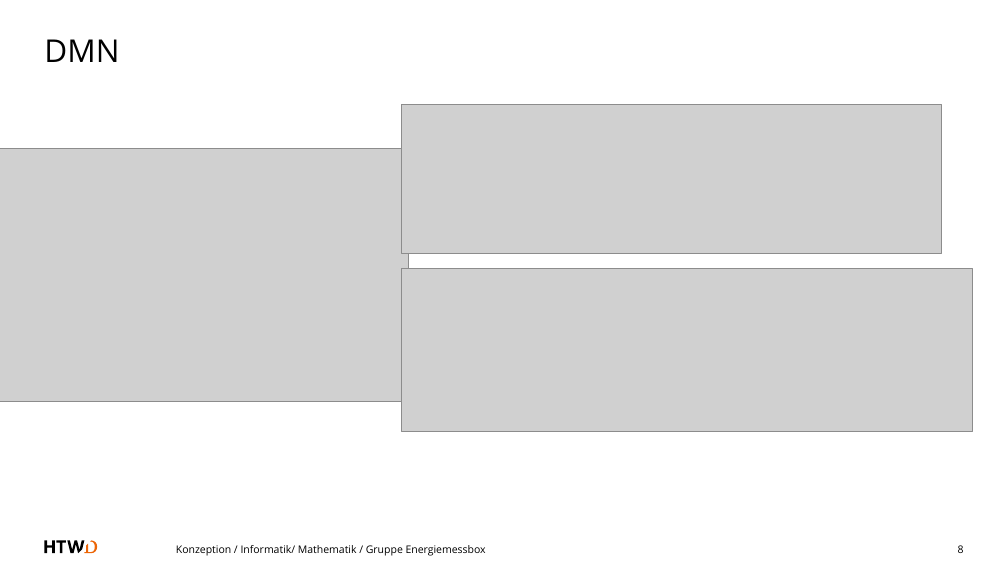
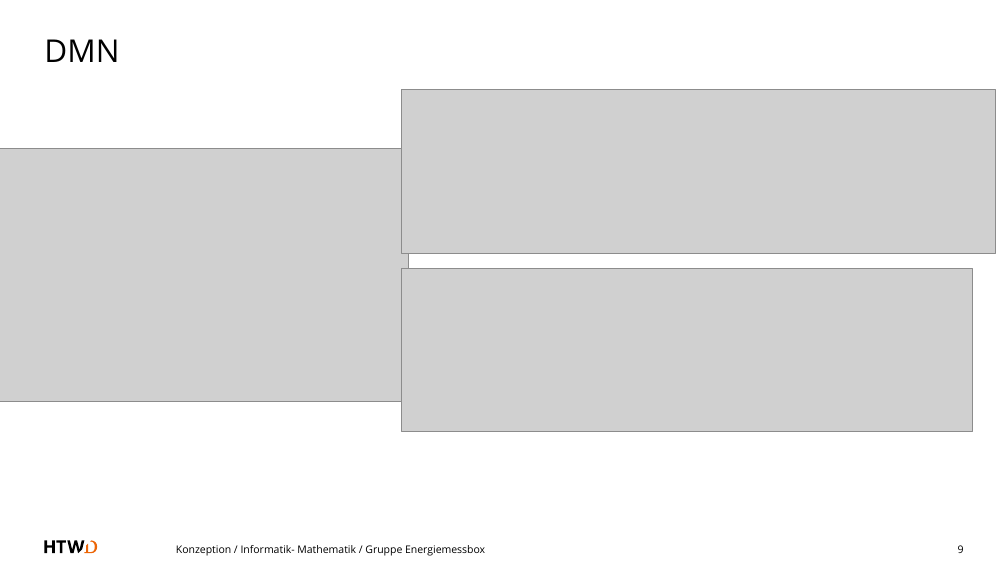
Before and after one commit to a-schulz/bpa-energiemessbox, a slide deck: slide 9 of praesentation.odp (slide 8 before the commit). Drawn at 1008x567 pixels with LibreOffice and Linux fonts; fonts in the diff are those of the drawing; grey boxes stand for pictures. Boxes give left, top, right and bottom in pixels: in the first picture for what was removed or moved away, otherwise in the second. Text is boxed around its words. In the diff, an @@ line names an element or a change of style, - is before the commit and + after.

```diff
--- a/praesentation.odp
+++ b/praesentation.odp
@@ picture: place and size @@
-picture at [402,104,941,253]
+picture at [402,89,995,253]
@@ text at [176,545,485,556]: text changed @@
-Konzeption / Informatik/ Mathematik / Gruppe Energiemessbox
+Konzeption / Informatik- Mathematik / Gruppe Energiemessbox
@@ page number at [958,545,964,553]: text changed @@
-8
+9
```
Also in this commit, not shown: 11 other slides changed, 3 slides added, 1 slide removed.
